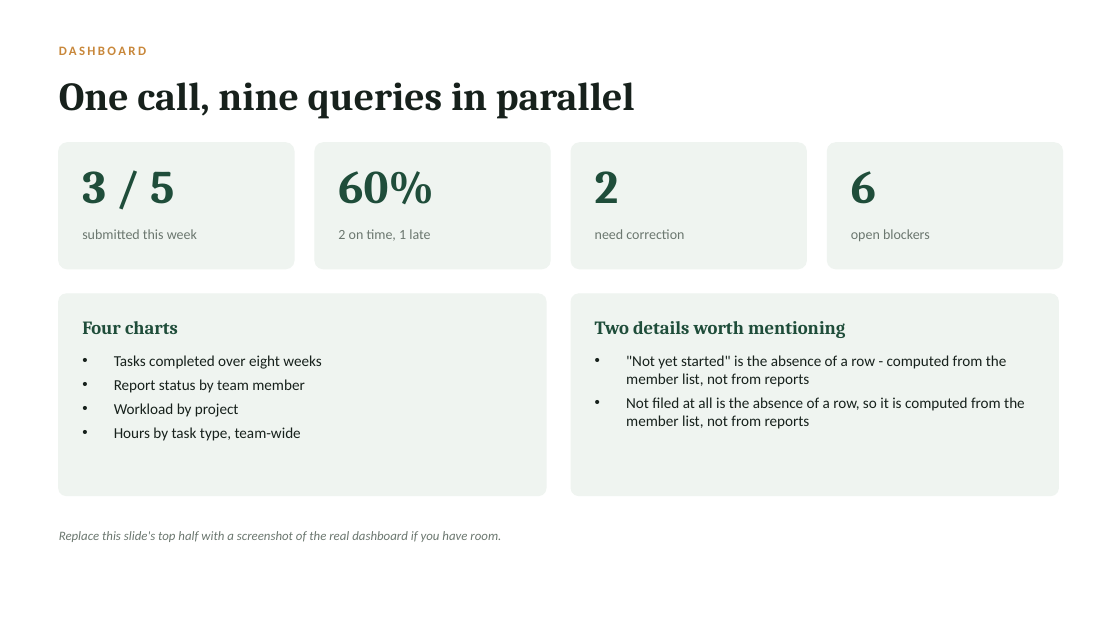
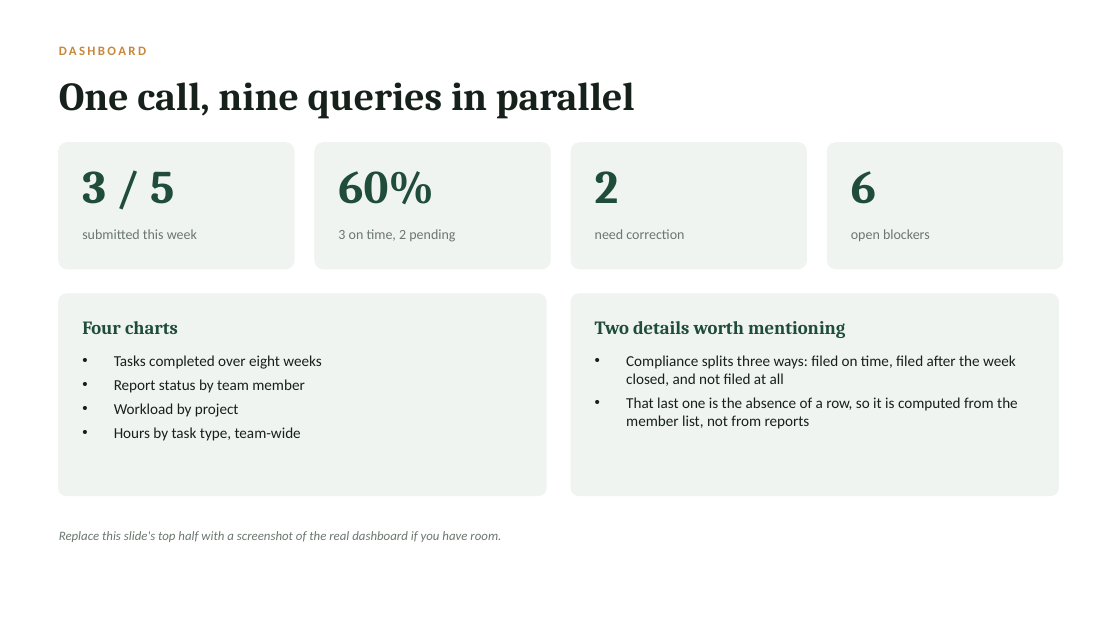
Before and after one commit to RVViduranga/weekly-report-dashboard, a slide deck: slide 13 of docs/presentation.pptx. Drawn at 1120x630 pixels with LibreOffice and Linux fonts; fonts in the diff are those of the drawing. Boxes give left, top, right and bottom in pixels: in the first picture for what was removed or moved away, otherwise in the second. Text is boxed around its words. In the diff, an @@ line names an element or a change of style, - is before the commit and + after.

```diff
--- a/docs/presentation.pptx
+++ b/docs/presentation.pptx
@@ text at [338,229,455,242]: text changed @@
-2 on time, 1 late
+3 on time, 2 pending
@@ text at [626,355,1018,429]: text changed @@
-• "Not yet started" is the absence of a row - computed from the member list, not from reports
-• Not filed at all is the absence of a row, so it is computed from the member list, not from reports
+• Compliance splits three ways: filed on time, filed after the week closed, and not filed at all
+• That last one is the absence of a row, so it is computed from the member list, not from reports
```
Also in this commit, not shown: 1 other file.
